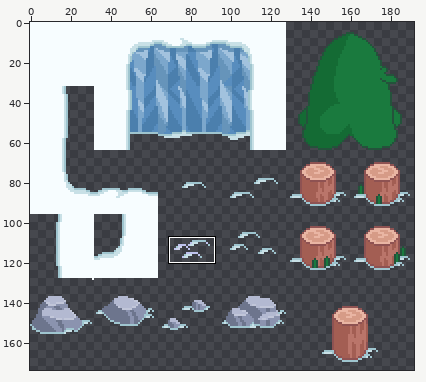
Sprite sheet: img/exports/tilesheet.png. The picture above shows the old version from afar; the outline marks the close-up.
Close-up. As it was:
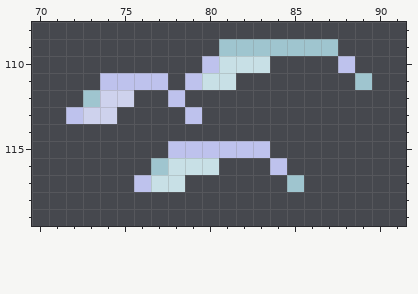
The file is 192x192 pixels. Shown: x 70..91, y 108..119. The wide view leaves out empty margins. The commit also changed other parts of the picture, which this record leaves out.
New version:
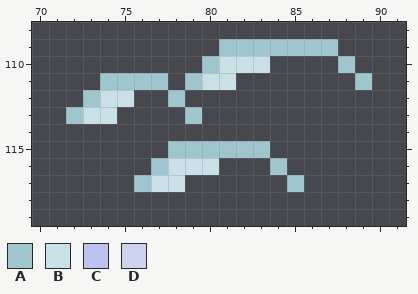
Palette (. is transparent): A #9fc5cf  B #c8e0e6  C #bec2ed  D #ced2ed
Difference:
@@ x 70..91 @@
 109 ...........AAAAAAA....
-110 ..........CBBB....C...
-111 ....CCCC.CBB.......A..
-112 ...ADD..C.............
-113 ..CDD....C............
+110 ..........ABBB....A...
+111 ....AAAA.ABB.......A..
+112 ...ABB..A.............
+113 ..ABB....A............
 114 ......................
-115 ........CCCCCC........
-116 .......ABBB...C.......
-117 ......CBB......A......
+115 ........AAAAAA........
+116 .......ABBB...A.......
+117 ......ABB......A......
 118 ......................
Boxes around the changes in both close-ups, in picture pixels (x1, y1, x2, y2):
changed: (66, 56, 287, 192)
changed: (338, 56, 355, 73)
